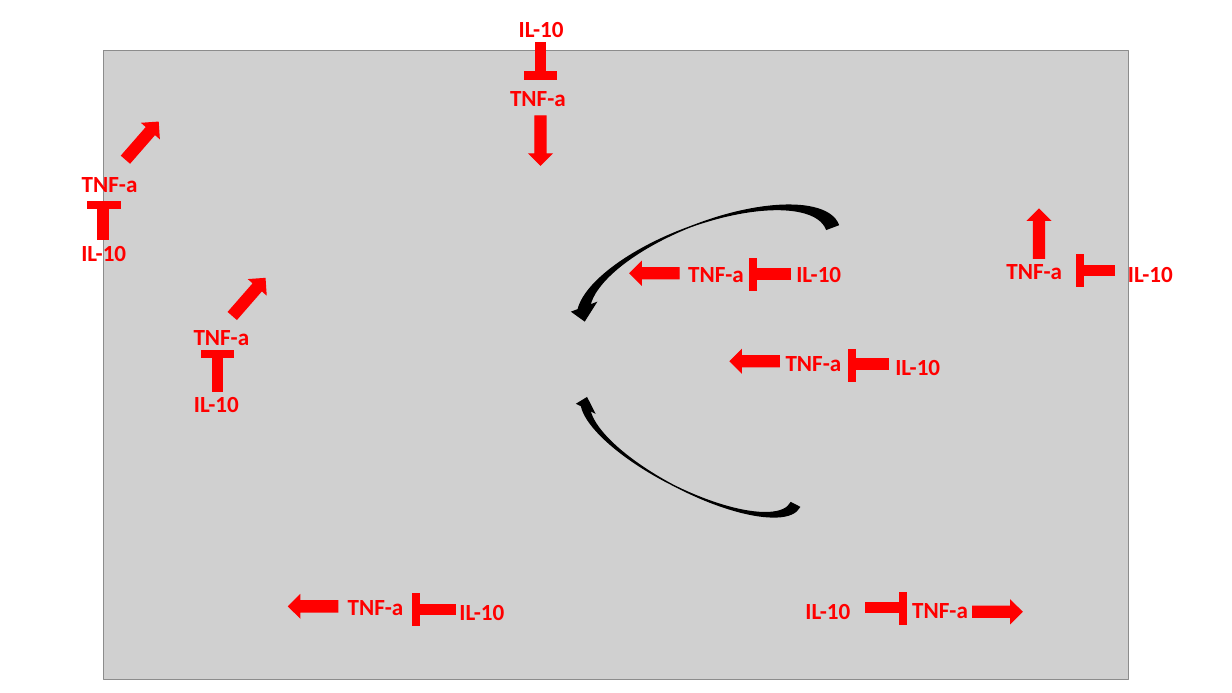
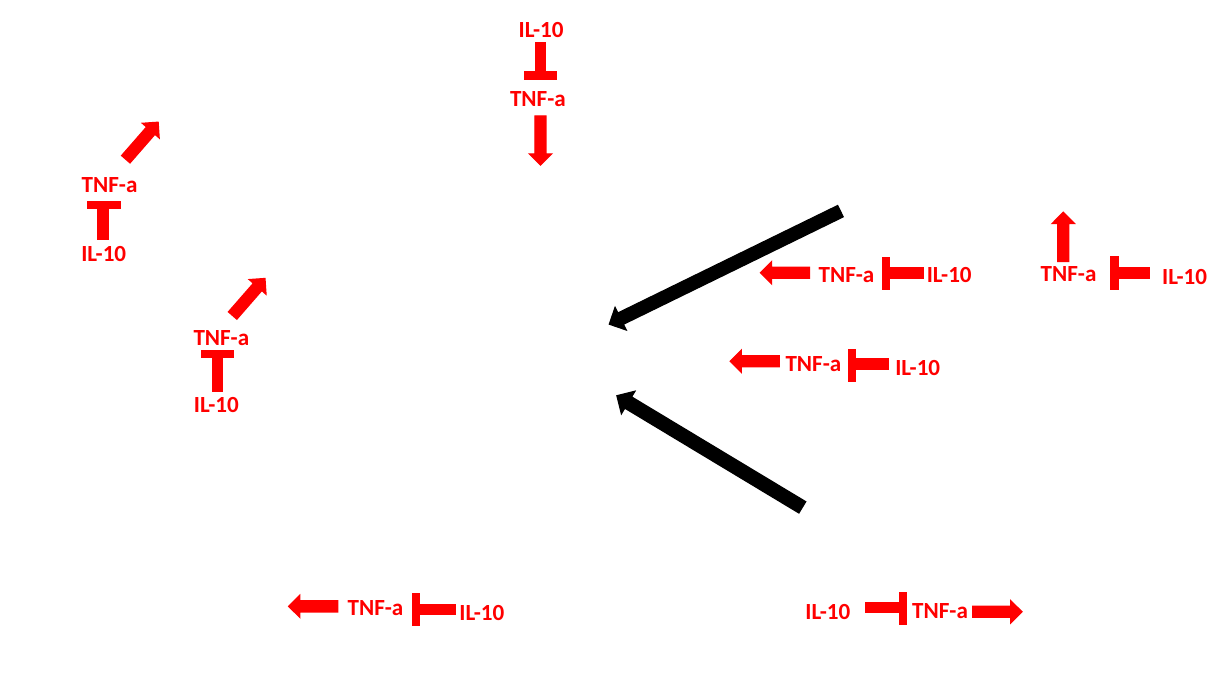
Before and after one commit to Errrik2002/Tesis, a slide deck: slide 1 of Escrito de tesis/images/Chagas_03dic.pptx. Drawn at 1232x693 pixels with LibreOffice and Linux fonts; fonts in the diff are those of the drawing; grey boxes stand for pictures; background and template pictures are left out. Boxes give left, top, right and bottom in pixels: in the first picture for what was removed or moved away, otherwise in the second. Text is boxed around its words. In the diff, an @@ line names an element or a change of style, - is before the commit and + after.

```diff
--- a/Escrito de tesis/images/Chagas_03dic.pptx
+++ b/Escrito de tesis/images/Chagas_03dic.pptx
@@ picture removed at bbox=[104, 50, 1128, 679] @@
@@ curved right arrow removed at bbox=[556, 177, 839, 325] @@
@@ left arrow added at bbox=[604, 200, 845, 335], fill #000000, outline #000000 1 pt @@
@@ right arrow: place and size @@
-right arrow at bbox=[1028, 209, 1050, 258]
+right arrow at bbox=[1052, 212, 1074, 261]
@@ 2 texts, 1 right arrow: place and size @@
-2 texts, 1 right arrow at bbox=[630, 262, 841, 285]
+2 texts, 1 right arrow at bbox=[761, 262, 972, 284]
@@ math minus: place and size @@
-math minus at bbox=[738, 253, 768, 296]
+math minus at bbox=[871, 252, 901, 295]
@@ math minus: place and size @@
-math minus at bbox=[749, 252, 796, 296]
+math minus at bbox=[882, 251, 929, 295]
@@ text "TNF-a": place and size @@
-text "TNF-a" at bbox=[1006, 264, 1062, 279]
+text "TNF-a" at bbox=[1041, 266, 1097, 281]
@@ math minus: place and size @@
-math minus at bbox=[1066, 249, 1096, 293]
+math minus at bbox=[1100, 252, 1130, 295]
@@ math minus: place and size @@
-math minus at bbox=[1074, 249, 1121, 292]
+math minus at bbox=[1108, 251, 1155, 295]
@@ text "IL-10" rewrapped from bbox=[1128, 262, 1173, 288] to bbox=[1162, 269, 1207, 284] @@
@@ left arrow added at bbox=[610, 385, 809, 519], fill #000000, outline #000000 1 pt @@
@@ curved right arrow removed at bbox=[561, 394, 799, 541] @@
```
Also in this commit, not shown: 25 other files.
